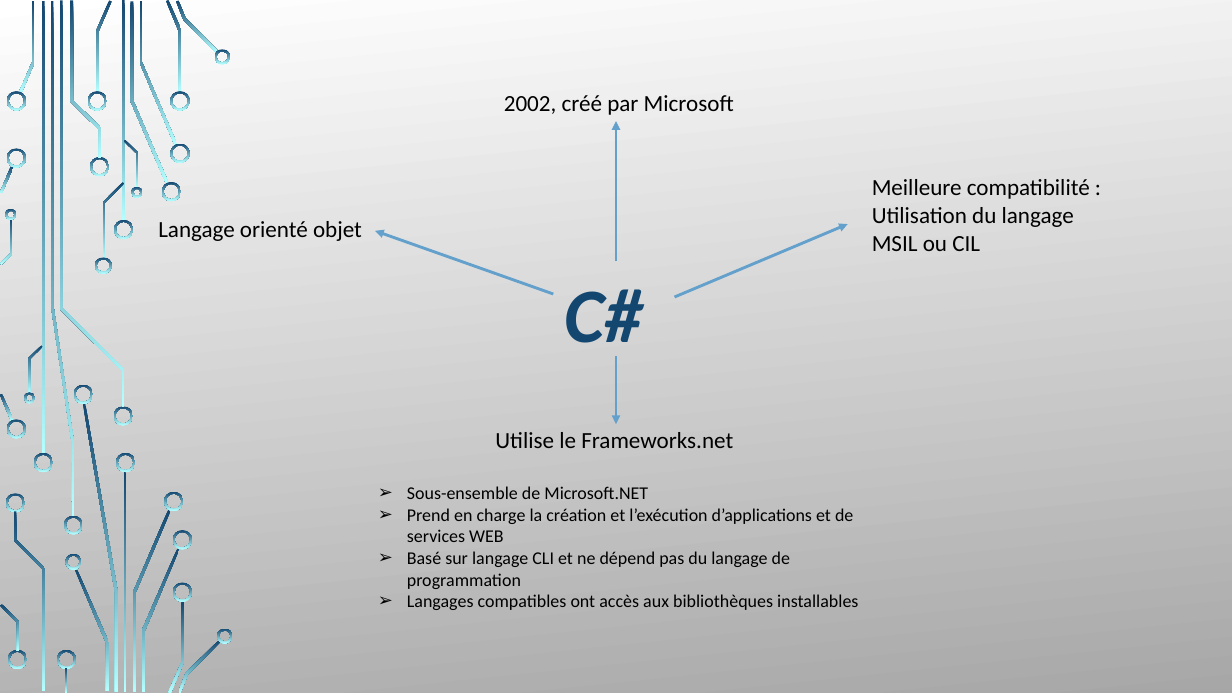
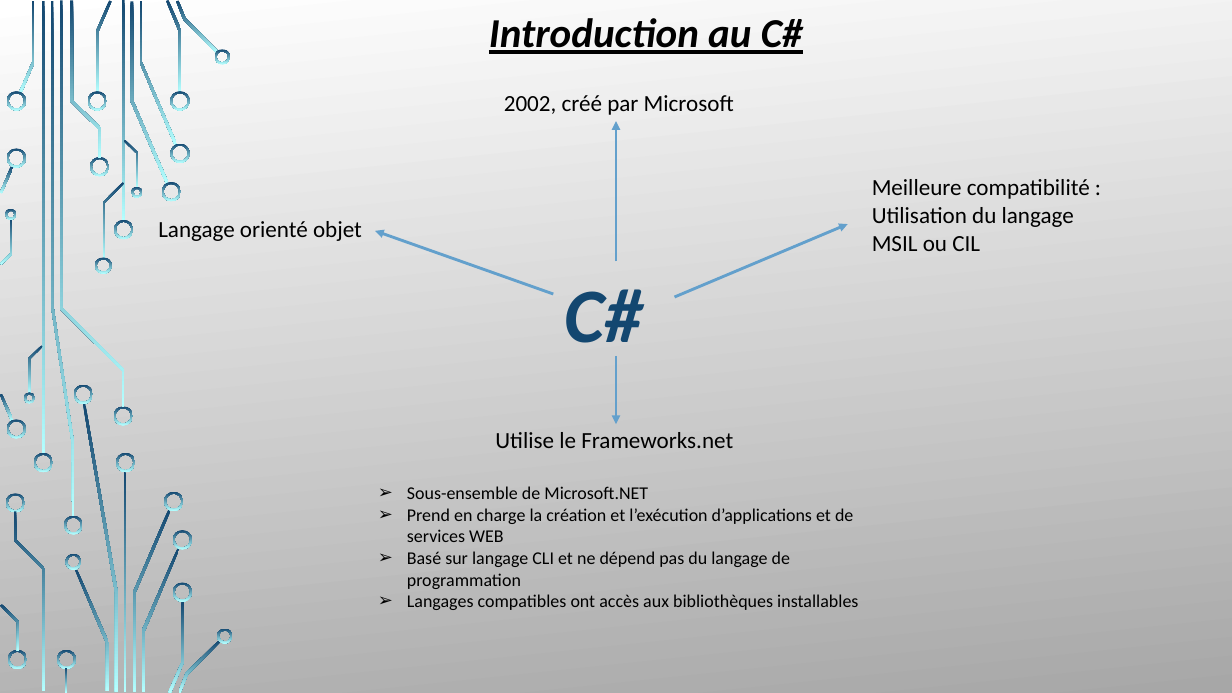
Before and after one commit to LouisMalbranque/Projet-C-S2, a slide deck: slide 4 of CoursCS2.pptx (slide 2 before the commit). Drawn at 1232x693 pixels with LibreOffice and Linux fonts; fonts in the diff are those of the drawing; background and template pictures are left out. Boxes give left, top, right and bottom in pixels: in the first picture for what was removed or moved away, otherwise in the second. Text is boxed around its words. In the diff, an @@ line names an element or a change of style, - is before the commit and + after.

```diff
--- a/CoursCS2.pptx
+++ b/CoursCS2.pptx
@@ text added at (x1=489, y1=18, x2=803, y2=54), 32 pt, text #000000, bold, italic, underline @@
+Introduction au C#
```
Also in this commit, not shown: 11 slides added.
